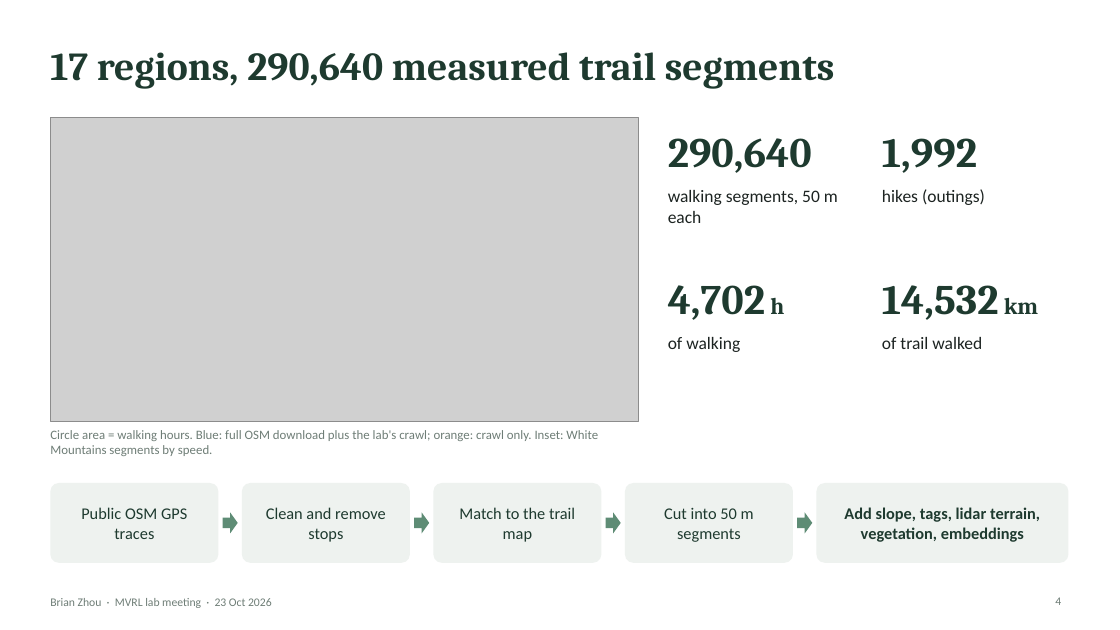
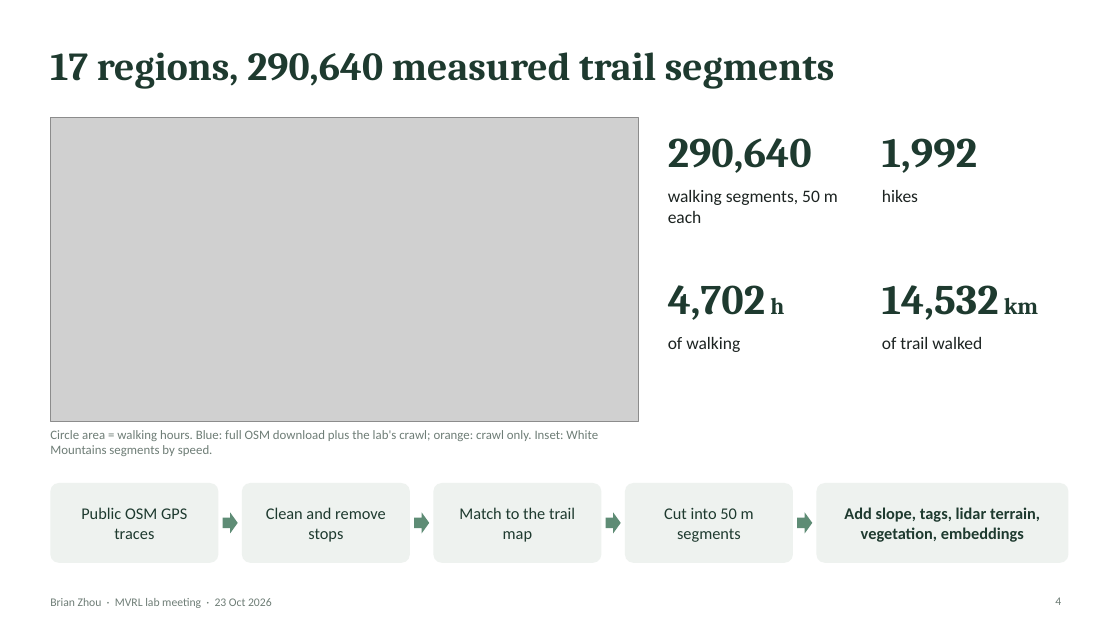
Before and after one commit to Brian24NX/GeoAI, a slide deck: slide 4 of meeting_plots/oct23_lab/Zhou_LabMeeting_23Oct.pptx. Drawn at 1120x630 pixels with LibreOffice and Linux fonts; fonts in the diff are those of the drawing; grey boxes stand for pictures. Boxes give left, top, right and bottom in pixels: in the first picture for what was removed or moved away, otherwise in the second. Text is boxed around its words. In the diff, an @@ line names an element or a change of style, - is before the commit and + after.

```diff
--- a/meeting_plots/oct23_lab/Zhou_LabMeeting_23Oct.pptx
+++ b/meeting_plots/oct23_lab/Zhou_LabMeeting_23Oct.pptx
@@ text at (882,190,918,202): text changed @@
-hikes (outings)
+hikes
```
Also in this commit, not shown: 2 other files.
